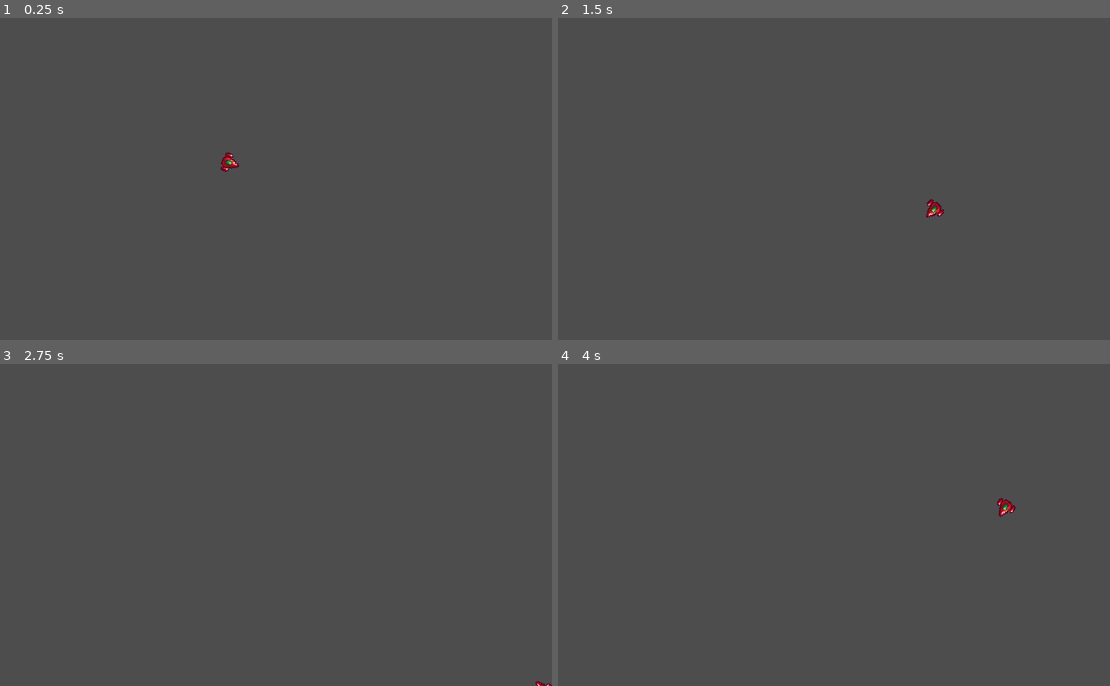
Above: before the commit, frames 1-4 (two rows, left to right).
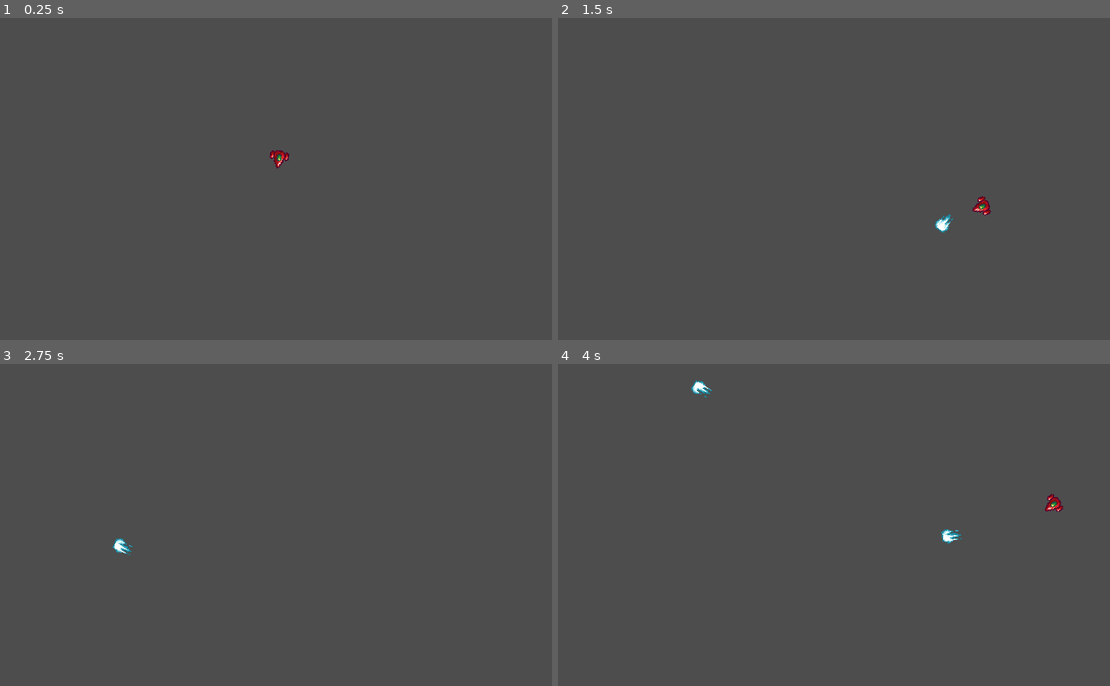
Above: after the commit, the same moments.

Repository: Jinko0/GODOT-AsteroidTuto
Game: Godot game, scene res://Scenes/Level/level.tscn
Same seed, same stepped clock (60 frames per second), same inputs: the game is played once before the commit and once after it. Before the commit the project starts from res://Scenes/Player/player.tscn.
Inputs (mouse positions are in pixels of both pictures, inside the frame that each line leads up to):
- Up to frame 1 (0.25 s): no input
- Up to frame 2 (1.5 s): move the mouse to (949, 162) at 0.52 s; press the mouse at (949, 162) at 0.53 s; hold Right (move_right) 0.53-1.28 s; move the mouse to (707, 195) at 1.27 s; release the mouse at (707, 195) at 1.28 s; hold Down (move_down) from 1.28 s (still down); click (707, 195) at 1.35 s
- Up to frame 3 (2.75 s): move the mouse to (320, 454) at 2.02 s; release Down (move_down) at 2.03 s; press the mouse at (320, 454) at 2.03 s; hold Right (move_right) from 2.03 s (still down)
- Up to frame 4 (4 s): move the mouse to (795, 589) at 2.77 s; release Right (move_right) at 2.78 s; release the mouse at (795, 589) at 2.78 s; hold Up (move_up) 2.78-3.53 s; click (795, 589) at 2.85 s; move the mouse to (994, 573) at 3.52 s; press the mouse at (994, 573) at 3.53 s; hold Left (move_left) from 3.53 s (still down)

The runs differ from the first frame. In frame 1, 0.2% of the frame differs, in the area x 39-53%, y 40-48%; in frame 2, 0.3%; in frame 3, 0.1%; in frame 4, 0.4%, in the area x 24-92%, y 5-56%.

Commit message:
add projectile system

Diff:
--- /dev/null
+++ b/Scenes/Level/Scripts/ProjectileFactory.gd
@@ -0,0 +1,4 @@
+extends Node
+
+func spawn_projectile(projectile) -> void:
+	add_child(projectile)
--- /dev/null
+++ b/Scenes/Level/level.tscn
@@ -0,0 +1,14 @@
+[gd_scene load_steps=3 format=3 uid="uid://sstfnnvpopof"]
+
+[ext_resource type="PackedScene" uid="uid://bvlpgcc6s88gj" path="res://Scenes/Player/player.tscn" id="1_yrpui"]
+[ext_resource type="Script" path="res://Scenes/Level/Scripts/ProjectileFactory.gd" id="2_3jyxu"]
+
+[node name="Level" type="Node2D"]
+
+[node name="Player" parent="." instance=ExtResource("1_yrpui")]
+position = Vector2(251, 119)
+
+[node name="ProjectileFactory" type="Node2D" parent="."]
+script = ExtResource("2_3jyxu")
+
+[connection signal="projectile_fired" from="Player" to="ProjectileFactory" method="spawn_projectile"]
--- a/Scenes/Player/Scripts/player.gd
+++ b/Scenes/Player/Scripts/player.gd
@@ -1,15 +1,17 @@
 extends CharacterBody2D
-
-var max_speed : float = 200.0
-var speed : float = 0.0
 
 @export_range(0.0, 1.0) var accel_factor : float = 0.1
 @export_range(0.0, 1.0) var rotation_accel_factor : float = 0.1
 
+@export var projectile_scene : PackedScene
+
+@export var max_speed : float = 200.0
+var speed : float = 0.0
+
 var direction := Vector2.ZERO
 var last_direction := Vector2.ZERO
 
-
+signal projectile_fired(projectile)
 
 func _physics_process(delta: float) -> void:
 	move()
@@ -22,6 +24,17 @@
 	if direction != Vector2.ZERO:
 		last_direction = direction
 
+	if event.is_action_pressed("fire"):
+		fire()
+
+
+func fire() -> void:
+	var projectile = projectile_scene.instantiate()
+	# Raccourcis pour projectile.postion = global_postion et projectile.rotation = rotation.
+	projectile.transform = global_transform
+	projectile_fired.emit(projectile)
+
+
 func move() -> void:
 	if direction == Vector2.ZERO:
 		speed = lerp(speed, 0.0, accel_factor)
@@ -31,6 +44,7 @@
 	velocity = last_direction * speed
 	move_and_slide()
 
+
 func rotate_toward_mouse() -> void:
 	var mouse_pos = get_global_mouse_position()
 	var angle = global_position.angle_to_point(mouse_pos)
--- a/Scenes/Player/player.tscn
+++ b/Scenes/Player/player.tscn
@@ -1,11 +1,13 @@
-[gd_scene load_steps=3 format=3 uid="uid://bvlpgcc6s88gj"]
+[gd_scene load_steps=4 format=3 uid="uid://bvlpgcc6s88gj"]
 
 [ext_resource type="Texture2D" uid="uid://qbi0h7xkt8dj" path="res://Scenes/Player/Sprites/Ship.png" id="1_k843t"]
 [ext_resource type="Script" path="res://Scenes/Player/Scripts/player.gd" id="1_rarga"]
+[ext_resource type="PackedScene" uid="uid://c7yhs00jrs52l" path="res://Scenes/Projectile/projectile.tscn" id="2_3o3nt"]
 
 [node name="Player" type="CharacterBody2D"]
-position = Vector2(211, 122)
+z_index = 1
 script = ExtResource("1_rarga")
+projectile_scene = ExtResource("2_3o3nt")
 
 [node name="Sprite2D" type="Sprite2D" parent="."]
 texture = ExtResource("1_k843t")
--- /dev/null
+++ b/Scenes/Projectile/Scripts/projectile.gd
@@ -0,0 +1,9 @@
+extends Node2D
+
+@export var speed : float = 400.0
+
+@onready var direction := Vector2.RIGHT.rotated(rotation)
+
+func _physics_process(delta: float) -> void:
+	var velocity = direction * speed * delta
+	global_position += velocity
--- /dev/null
+++ b/Scenes/Projectile/projectile.tscn
@@ -0,0 +1,50 @@
+[gd_scene load_steps=8 format=3 uid="uid://c7yhs00jrs52l"]
+
+[ext_resource type="Texture2D" uid="uid://46yyd0xxya0y" path="res://Scenes/Projectile/Srpites/ProjectileSpriteSheet.png" id="1_71q1x"]
+[ext_resource type="Script" path="res://Scenes/Projectile/Scripts/projectile.gd" id="1_qp0mx"]
+
+[sub_resource type="AtlasTexture" id="AtlasTexture_210pe"]
+atlas = ExtResource("1_71q1x")
+region = Rect2(0, 0, 16, 16)
+
+[sub_resource type="AtlasTexture" id="AtlasTexture_e1j28"]
+atlas = ExtResource("1_71q1x")
+region = Rect2(16, 0, 16, 16)
+
+[sub_resource type="AtlasTexture" id="AtlasTexture_nw5ux"]
+atlas = ExtResource("1_71q1x")
+region = Rect2(32, 0, 16, 16)
+
+[sub_resource type="AtlasTexture" id="AtlasTexture_ax61u"]
+atlas = ExtResource("1_71q1x")
+region = Rect2(48, 0, 16, 16)
+
+[sub_resource type="SpriteFrames" id="SpriteFrames_x776m"]
+animations = [{
+"frames": [{
+"duration": 1.0,
+"texture": SubResource("AtlasTexture_210pe")
+}, {
+"duration": 1.0,
+"texture": SubResource("AtlasTexture_e1j28")
+}, {
+"duration": 1.0,
+"texture": SubResource("AtlasTexture_nw5ux")
+}, {
+"duration": 1.0,
+"texture": SubResource("AtlasTexture_ax61u")
+}],
+"loop": true,
+"name": &"default",
+"speed": 15.0
+}]
+
+[node name="Projectile" type="Node2D"]
+script = ExtResource("1_qp0mx")
+
+[node name="AnimatedSprite2D" type="AnimatedSprite2D" parent="."]
+position = Vector2(-4, 0)
+sprite_frames = SubResource("SpriteFrames_x776m")
+autoplay = "default"
+frame = 2
+frame_progress = 0.544934
--- a/project.godot
+++ b/project.godot
@@ -11,7 +11,7 @@
 [application]
 
 config/name="Asteroid Tuto"
-run/main_scene="res://Scenes/Player/player.tscn"
+run/main_scene="res://Scenes/Level/level.tscn"
 config/features=PackedStringArray("4.1", "Forward Plus")
 config/icon="res://icon.svg"
 
@@ -45,6 +45,11 @@
 "events": [Object(InputEventKey,"resource_local_to_scene":false,"resource_name":"","device":-1,"window_id":0,"alt_press …(182 unchanged characters)…
 ]
 }
+fire={
+"deadzone": 0.5,
+"events": [Object(InputEventMouseButton,"resource_local_to_scene":false,"resource_name":"","device":-1,"window_id":0,"alt_pressed":false,"shift_pressed":false,"ctrl_pressed":false,"meta_pressed":false,"button_mask":1,"position":Vector2(286, 26),"global_position":Vector2(290, 69),"factor":1.0,"button_index":1,"canceled":false,"pressed":true,"double_click":false,"script":null)
+]
+}
 
 [rendering]
 
Binary file added: Scenes/Projectile/Srpites/ProjectileSpriteSheet.png
Not shown, added: Scenes/Projectile/Srpites/ProjectileSpriteSheet.png.import
